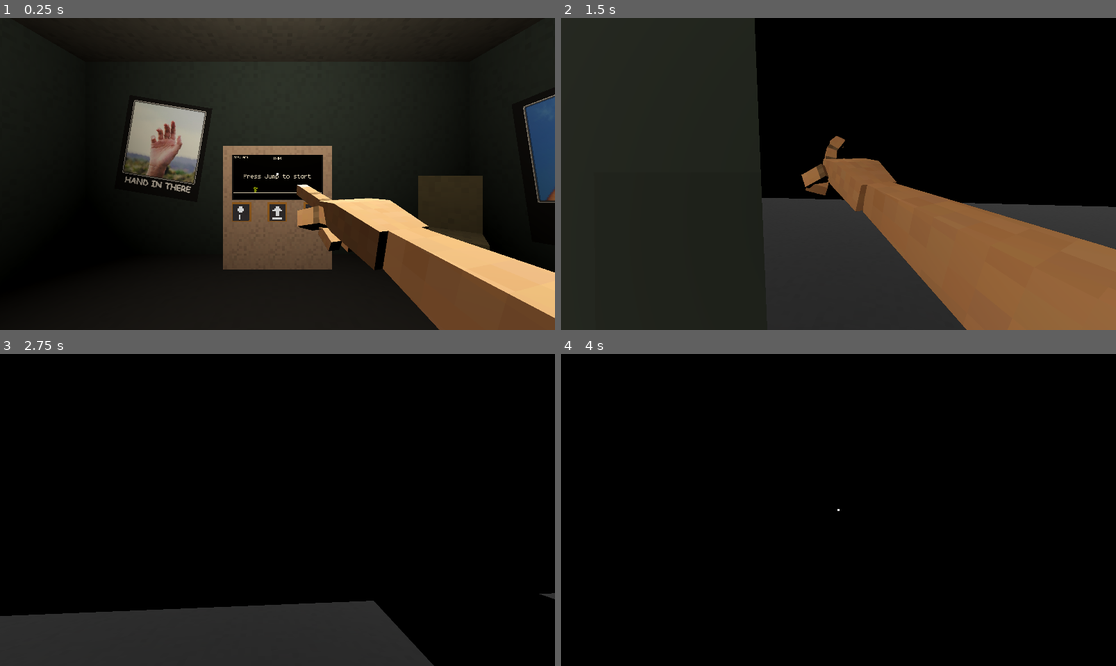
Above: before the commit, frames 1-4 (two rows, left to right).
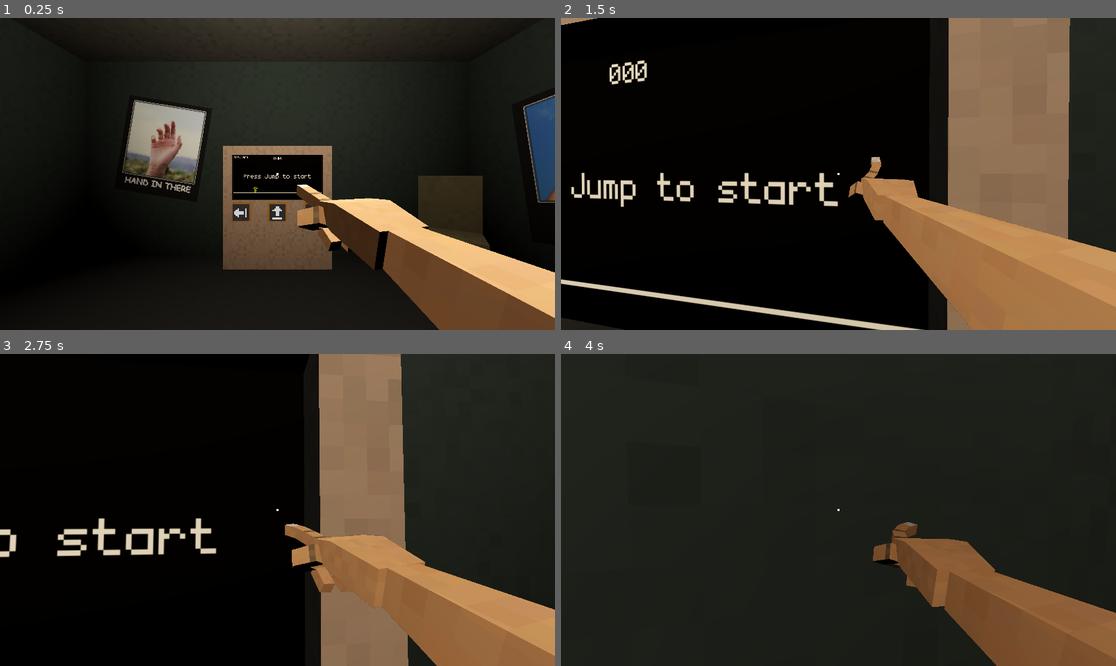
Above: after the commit, the same moments.

Repository: GildedBirch/evading-homework
Game: Godot game, scene res://scenes/management/main.tscn
Two runs of this game, one before a commit and one after it. Both use one fixed random seed, a clock stepped at 60 frames per second and the inputs below.
Inputs (mouse positions are in pixels of both pictures, inside the frame that each line leads up to):
- Up to frame 1 (0.25 s): no input
- Up to frame 2 (1.5 s): tap Enter at 0.5 s; move the mouse to (866, 174) at 0.52 s; press the mouse at (866, 174) at 0.53 s; hold W (move_forward) from 0.53 s (still down); move the mouse to (810, 174) at 1.27 s; release the mouse at (810, 174) at 1.28 s; click (810, 174) at 1.35 s
- Up to frame 3 (2.75 s): keep holding W (move_forward); move the mouse to (288, 503) at 2.02 s; press the mouse at (288, 503) at 2.03 s
- Up to frame 4 (4 s): keep holding W (move_forward); move the mouse to (832, 516) at 2.77 s; release the mouse at (832, 516) at 2.78 s; click (832, 516) at 2.85 s; move the mouse to (877, 513) at 3.52 s; press the mouse at (877, 513) at 3.53 s

The runs differ from the first frame. In frame 1, less than 0.1% of the frame differs, in the area x 42-45%, y 60-65%; in frame 2, 74%; in frame 3, 54%; in frame 4, 100%, in the area x 0-100%, y 0-100%.

Commit message:
Volume and quit button

Diff:
--- a/scenes/level/game_screen/game_screen.gd
+++ b/scenes/level/game_screen/game_screen.gd
@@ -22,6 +22,7 @@
 @export var jump_button: Button3D
 @export var shoot_button: Button3D
 @export var shoot_up_button: Button3D
+@export var quit_button: Button3D
 @export var music_player: AudioStreamPlayer3D
 @export var effect_player: AudioStreamPlayer3D
 var _game_running:bool = false
--- /dev/null
+++ b/scenes/level/level.gd
@@ -0,0 +1,30 @@
+class_name Level
+extends Node
+
+
+@export var quit_button: Button3D
+@export var volume_up_button: Button3D
+@export var volume_down_button: Button3D
+var volume_db: float = 0.0
+
+
+func _ready() -> void:
+	quit_button.pressed.connect(_quit_button_pressed)
+	volume_up_button.pressed.connect(_volume_up_button_pressed)
+	volume_down_button.pressed.connect(_volume_down_button_pressed)
+
+
+func _quit_button_pressed() -> void:
+	get_tree().quit()
+
+
+func _volume_up_button_pressed() -> void:
+	volume_db = min(20, volume_db + 1)
+	AudioServer.set_bus_volume_db(0, volume_db)
+	SignalBus.play_sound.emit(&"Hit")
+
+
+func _volume_down_button_pressed() -> void:
+	volume_db = max(-20, volume_db - 1)
+	AudioServer.set_bus_volume_db(0, volume_db)
+	SignalBus.play_sound.emit(&"Hit")
--- a/scenes/level/level.tscn
+++ b/scenes/level/level.tscn
@@ -1,5 +1,6 @@
-[gd_scene load_steps=39 format=3 uid="uid://beo6v36n1gjjd"]
-
+[gd_scene load_steps=40 format=3 uid="uid://beo6v36n1gjjd"]
+
+[ext_resource type="Script" uid="uid://dtp8m6mj3to3a" path="res://scenes/level/level.gd" id="1_b7m21"]
 [ext_resource type="PackedScene" uid="uid://j13dmisih20f" path="res://scenes/button3d/button_3d.tscn" id="1_h3e3j"]
 [ext_resource type="Material" uid="uid://dx4o2tm7p7d7v" path="res://assets/buttons/button_material.tres" id="2_i166f"]
 [ext_resource type="Texture2D" uid="uid://dnktni5rj35oo" path="res://assets/posters/poster_1.png" id="2_xv074"]
@@ -26,6 +27,24 @@
 ambient_light_energy = 0.0
 tonemap_mode = 2
 
+[sub_resource type="BoxShape3D" id="BoxShape3D_hnne4"]
+size = Vector3(0.25, 0.2, 0.25)
+
+[sub_resource type="BoxMesh" id="BoxMesh_vpf64"]
+material = ExtResource("2_i166f")
+size = Vector3(0.2, 0.1, 0.2)
+
+[sub_resource type="AtlasTexture" id="AtlasTexture_qkmgm"]
+atlas = ExtResource("3_qkmgm")
+region = Rect2(0, 0, 8, 8)
+
+[sub_resource type="StandardMaterial3D" id="StandardMaterial3D_i166f"]
+albedo_color = Color(0.606076, 0.414131, 0.151156, 1)
+
+[sub_resource type="BoxMesh" id="BoxMesh_qkmgm"]
+material = SubResource("StandardMaterial3D_i166f")
+size = Vector3(0.25, 0.1, 0.25)
+
 [sub_resource type="StandardMaterial3D" id="StandardMaterial3D_8y3pp"]
 albedo_color = Color(0.0768358, 0.0768358, 0.0768358, 1)
 albedo_texture = ExtResource("5_hnne4")
@@ -95,28 +114,10 @@
 uv1_triplanar = true
 texture_filter = 0
 
-[sub_resource type="BoxShape3D" id="BoxShape3D_hnne4"]
-size = Vector3(0.25, 0.2, 0.25)
-
-[sub_resource type="BoxMesh" id="BoxMesh_vpf64"]
-material = ExtResource("2_i166f")
-size = Vector3(0.2, 0.1, 0.2)
-
 [sub_resource type="AtlasTexture" id="AtlasTexture_wcngd"]
 atlas = ExtResource("3_qkmgm")
 region = Rect2(0, 0, 8, 8)
 
-[sub_resource type="StandardMaterial3D" id="StandardMaterial3D_i166f"]
-albedo_color = Color(0.606076, 0.414131, 0.151156, 1)
-
-[sub_resource type="BoxMesh" id="BoxMesh_qkmgm"]
-material = SubResource("StandardMaterial3D_i166f")
-size = Vector3(0.25, 0.1, 0.25)
-
-[sub_resource type="AtlasTexture" id="AtlasTexture_qkmgm"]
-atlas = ExtResource("3_qkmgm")
-region = Rect2(80, 0, 8, 8)
-
 [sub_resource type="StandardMaterial3D" id="StandardMaterial3D_qkmgm"]
 metallic_specular = 0.0
 
@@ -138,7 +139,11 @@
 uv1_triplanar = true
 texture_filter = 0
 
-[node name="Level" type="Node"]
+[node name="Level" type="Node" node_paths=PackedStringArray("quit_button", "volume_up_button", "volume_down_button")]
+script = ExtResource("1_b7m21")
+quit_button = NodePath("QuitButton")
+volume_up_button = NodePath("VolumeUpButton")
+volume_down_button = NodePath("VolumeDownButton")
 
 [node name="WorldEnvironment" type="WorldEnvironment" parent="."]
 environment = SubResource("Environment_nbgty")
@@ -147,37 +152,124 @@
 transform = Transform3D(-0.866023, -0.433016, 0.250001, 0, 0.499998, 0.866027, -0.500003, 0.749999, -0.43301, 0, 0, 0)
 shadow_enabled = true
 
+[node name="QuitButton" parent="." node_paths=PackedStringArray("button_mesh") instance=ExtResource("1_h3e3j")]
+transform = Transform3D(-1, 8.74228e-08, -3.82137e-15, 0, -4.37114e-08, -1, -8.74228e-08, -1, 4.37114e-08, 0.0147179, 1.26244, 3.96094)
+button_mesh = NodePath("ButtonTop")
+
+[node name="CollisionShape3D" type="CollisionShape3D" parent="QuitButton"]
+transform = Transform3D(1, 0, 0, 0, 1, 0, 0, 0, 1, 0, 0.05, 0)
+shape = SubResource("BoxShape3D_hnne4")
+
+[node name="ButtonTop" type="MeshInstance3D" parent="QuitButton"]
+transform = Transform3D(1, 0, 0, 0, 1, 0, 0, 0, 1, 0, 0.1, 0)
+mesh = SubResource("BoxMesh_vpf64")
+
+[node name="Sprite3D" type="Sprite3D" parent="QuitButton/ButtonTop"]
+transform = Transform3D(-1, 0, -8.74228e-08, 0, 1, 0, 8.74228e-08, 0, -1, 0, 0.0505914, 0)
+pixel_size = 0.02
+axis = 1
+texture_filter = 2
+texture = SubResource("AtlasTexture_qkmgm")
+
+[node name="ButtonBase" type="MeshInstance3D" parent="QuitButton"]
+transform = Transform3D(1, 0, 0, 0, 1, 0, 0, 0, 1, 0, 0.03551, 0)
+mesh = SubResource("BoxMesh_qkmgm")
+
+[node name="QuitLabel3D" type="Label3D" parent="QuitButton"]
+transform = Transform3D(1, -8.74227e-08, 8.74228e-08, -8.74228e-08, -4.37114e-08, 1, -8.74228e-08, -1, -4.37114e-08, 4.65661e-09, 0.0722594, -0.224889)
+texture_filter = 0
+text = "Quit game"
+font = ExtResource("5_sytrn")
+
+[node name="VolumeUpButton" parent="." node_paths=PackedStringArray("button_mesh") instance=ExtResource("1_h3e3j")]
+transform = Transform3D(-1, 8.74228e-08, -3.82137e-15, 0, -4.37114e-08, -1, -8.74228e-08, -1, 4.37114e-08, 0.164718, 0.812436, 3.96094)
+button_mesh = NodePath("ButtonTop")
+
+[node name="CollisionShape3D" type="CollisionShape3D" parent="VolumeUpButton"]
+transform = Transform3D(1, 0, 0, 0, 1, 0, 0, 0, 1, 0, 0.05, 0)
+shape = SubResource("BoxShape3D_hnne4")
+
+[node name="ButtonTop" type="MeshInstance3D" parent="VolumeUpButton"]
+transform = Transform3D(1, 0, 0, 0, 1, 0, 0, 0, 1, 0, 0.1, 0)
+mesh = SubResource("BoxMesh_vpf64")
+
+[node name="Sprite3D" type="Sprite3D" parent="VolumeUpButton/ButtonTop"]
+transform = Transform3D(1, 0, 0, 0, 1, 0, 0, 0, 1, 0, 0.0505914, 0)
+pixel_size = 0.02
+axis = 1
+texture_filter = 2
+texture = SubResource("AtlasTexture_qkmgm")
+
+[node name="ButtonBase" type="MeshInstance3D" parent="VolumeUpButton"]
+transform = Transform3D(1, 0, 0, 0, 1, 0, 0, 0, 1, 0, 0.03551, 0)
+mesh = SubResource("BoxMesh_qkmgm")
+
+[node name="QuitLabel3D" type="Label3D" parent="VolumeUpButton"]
+transform = Transform3D(1, -8.74227e-08, 8.74228e-08, -8.74228e-08, -4.37114e-08, 1, -8.74228e-08, -1, -4.37114e-08, 0.15, 0.0722594, -0.22489)
+texture_filter = 0
+text = "Volume"
+font = ExtResource("5_sytrn")
+
+[node name="VolumeDownButton" parent="." node_paths=PackedStringArray("button_mesh") instance=ExtResource("1_h3e3j")]
+transform = Transform3D(-1, 8.74228e-08, -3.82137e-15, 0, -4.37114e-08, -1, -8.74228e-08, -1, 4.37114e-08, -0.185282, 0.812436, 3.96094)
+button_mesh = NodePath("ButtonTop")
+
+[node name="CollisionShape3D" type="CollisionShape3D" parent="VolumeDownButton"]
+transform = Transform3D(1, 0, 0, 0, 1, 0, 0, 0, 1, 0, 0.05, 0)
+shape = SubResource("BoxShape3D_hnne4")
+
+[node name="ButtonTop" type="MeshInstance3D" parent="VolumeDownButton"]
+transform = Transform3D(1, 0, 0, 0, 1, 0, 0, 0, 1, 0, 0.1, 0)
+mesh = SubResource("BoxMesh_vpf64")
+
+[node name="Sprite3D" type="Sprite3D" parent="VolumeDownButton/ButtonTop"]
+transform = Transform3D(-1, 0, -8.74228e-08, 0, 1, 0, 8.74228e-08, 0, -1, 0, 0.0505914, 0)
+pixel_size = 0.02
+axis = 1
+texture_filter = 2
+texture = SubResource("AtlasTexture_qkmgm")
+
+[node name="ButtonBase" type="MeshInstance3D" parent="VolumeDownButton"]
+transform = Transform3D(1, 0, 0, 0, 1, 0, 0, 0, 1, 0, 0.03551, 0)
+mesh = SubResource("BoxMesh_qkmgm")
+
 [node name="Scenery" type="Node3D" parent="."]
 
 [node name="room" type="Node3D" parent="Scenery"]
 
 [node name="Floor" type="CSGBox3D" parent="Scenery/room"]
 transform = Transform3D(1, 0, 0, 0, 1, 0, 0, 0, 1, 0, -0.5, 0)
+use_collision = true
 size = Vector3(20, 1, 20)
 material = SubResource("StandardMaterial3D_8y3pp")
 
 [node name="CSGBox3D2" type="CSGBox3D" parent="Scenery/room"]
 transform = Transform3D(1, 0, 0, 0, 1, 0, 0, 0, 1, 0, 1.5, -1)
+use_collision = true
 size = Vector3(6, 3, 0.2)
 material = SubResource("StandardMaterial3D_xv074")
 
 [node name="CSGBox3D3" type="CSGBox3D" parent="Scenery/room"]
 transform = Transform3D(1, 0, 0, 0, 1, 0, 0, 0, 1, 0, 1.5, 4)
+use_collision = true
 size = Vector3(6, 3, 0.2)
 material = SubResource("StandardMaterial3D_xv074")
 
 [node name="CSGBox3D4" type="CSGBox3D" parent="Scenery/room"]
 transform = Transform3D(1, 0, 0, 0, 1, 0, 0, 0, 1, -3.1, 1.5, 1.5)
+use_collision = true
 size = Vector3(0.2, 3, 5.2)
 material = SubResource("StandardMaterial3D_xv074")
 
 [node name="CSGBox3D5" type="CSGBox3D" parent="Scenery/room"]
 transform = Transform3D(1, 0, 0, 0, 1, 0, 0, 0, 1, 3.1, 1.5, 1.5)
+use_collision = true
 size = Vector3(0.2, 3, 5.2)
 material = SubResource("StandardMaterial3D_xv074")
 
 [node name="CSGBox3D6" type="CSGBox3D" parent="Scenery/room"]
 transform = Transform3D(1, 0, 0, 0, 1, 0, 0, 0, 1, 0, 3.1, 1.5)
+use_collision = true
 size = Vector3(6.4, 0.2, 5.2)
 material = SubResource("StandardMaterial3D_m0bv2")
 
@@ -428,11 +520,12 @@
 [node name="GameSetup" type="Node3D" parent="."]
 transform = Transform3D(1, 0, 0, 0, 1, 0, 0, 0, 1, 0, 0, -0.39454)
 
-[node name="GameScreen" parent="GameSetup" node_paths=PackedStringArray("target_screen", "jump_button", "shoot_button", "shoot_up_button", "music_player", "effect_player") instance=ExtResource("4_qkmgm")]
+[node name="GameScreen" parent="GameSetup" node_paths=PackedStringArray("target_screen", "jump_button", "shoot_button", "shoot_up_button", "quit_button", "music_player", "effect_player") instance=ExtResource("4_qkmgm")]
 target_screen = NodePath("../Screen")
 jump_button = NodePath("../JumpButton")
 shoot_button = NodePath("../ShootButton")
 shoot_up_button = NodePath("../ShootUpButton")
+quit_button = NodePath("../../QuitButton")
 music_player = NodePath("../MusicPlayer")
 effect_player = NodePath("../EffectPlayer")
 
Binary file added: assets/posters/poster_4.png
Not shown, added: assets/posters/poster_4.png.import
Not shown, added: export_presets.cfg
Not shown, added: scenes/level/level.gd.uid
